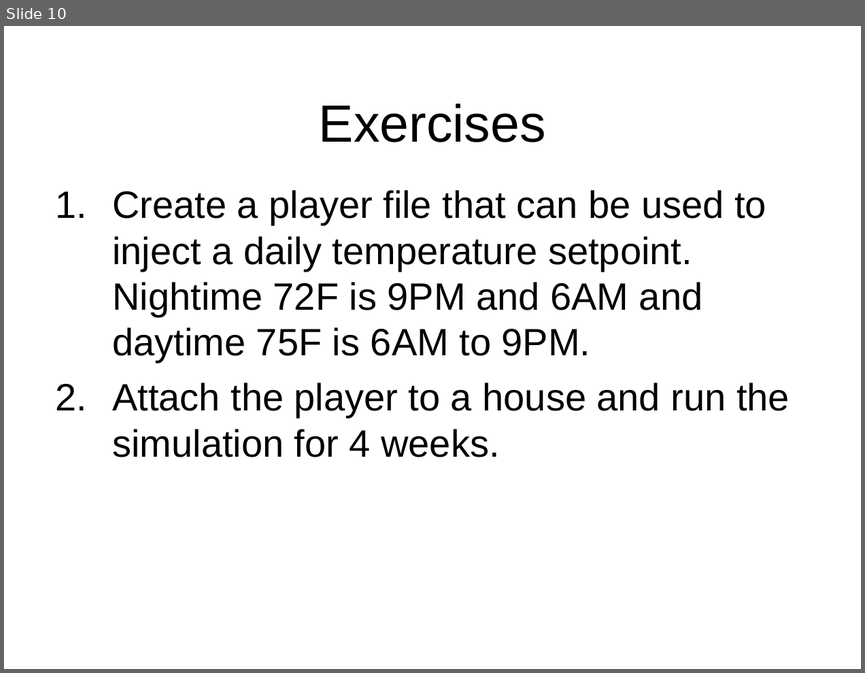
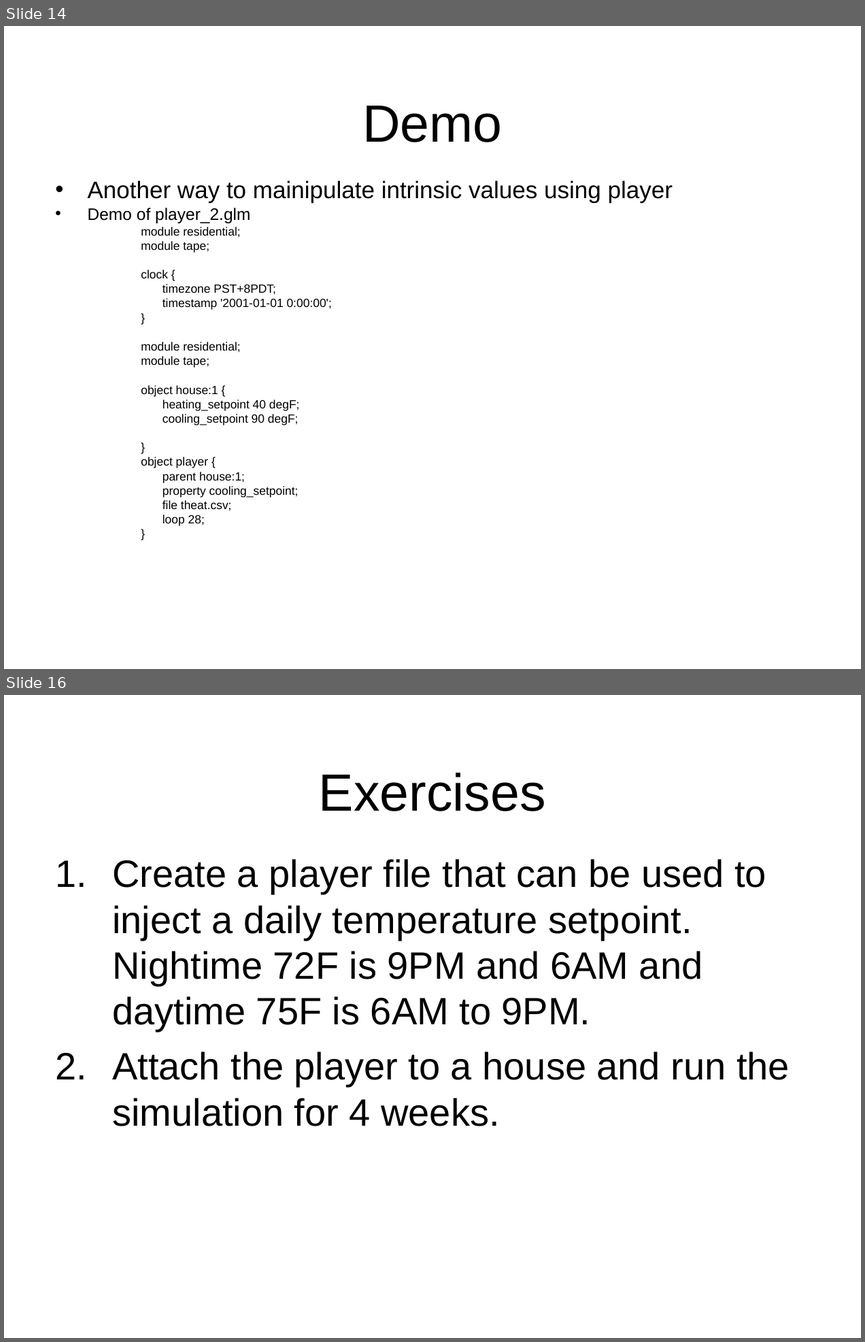
Before and after one commit to gridlab-d/course, a slide deck: 2.1 - Players.pps. Shown one above the other, each under a label of ours: slide 10 before the commit, slides 14 and 16 after it; the slides between them are not shown. The pictures are 865x673 and 865x1342 pixels, drawn with LibreOffice and Linux fonts; fonts in the diff are those of the drawing; background and template pictures are left out. Boxes give left, top, right and bottom in pixels: in the first picture for what was removed or moved away, otherwise in the second. Text is boxed around its words. In the diff, an @@ line names an element or a change of style, - is before the commit and + after.

```diff
--- a/2.1 - Players.pps
+++ b/2.1 - Players.pps
@@ slide 14 added at <box>4,26,861,669</box>, background picture (left out) @@
@@ title added at <box>362,106,502,142</box>, 44 pt, text #000000 @@
+Demo
@@ text added at <box>88,180,672,526</box>, 10 pt, text #000000 @@
+• Another way to mainipulate intrinsic values using player
+• Demo of player_2.glm
+    module residential;
+    module tape;
+    clock {
+    timezone PST+8PDT;
+    timestamp '2001-01-01 0:00:00';
+    }
+    module residential;
+    module tape;
+    object house:1 {
+    heating_setpoint 40 degF;
+    cooling_setpoint 90 degF;
+    }
+    object player {
+    parent house:1;
+    property cooling_setpoint;
+    file theat.csv;
+    loop 28;
+    }
@@ what was slide 10 is now slide 16 @@
```
Also in this commit, not shown: 2 slides changed, 5 other slides added, 4 other files.
